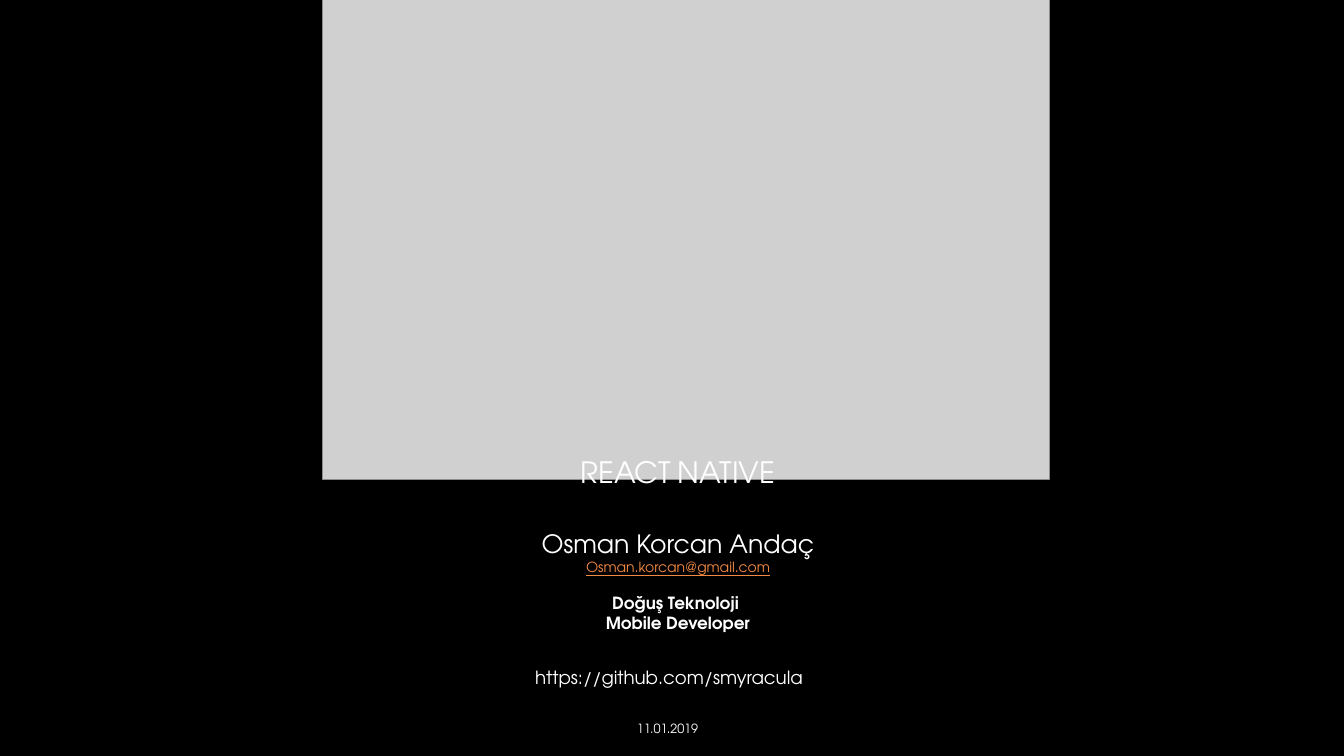
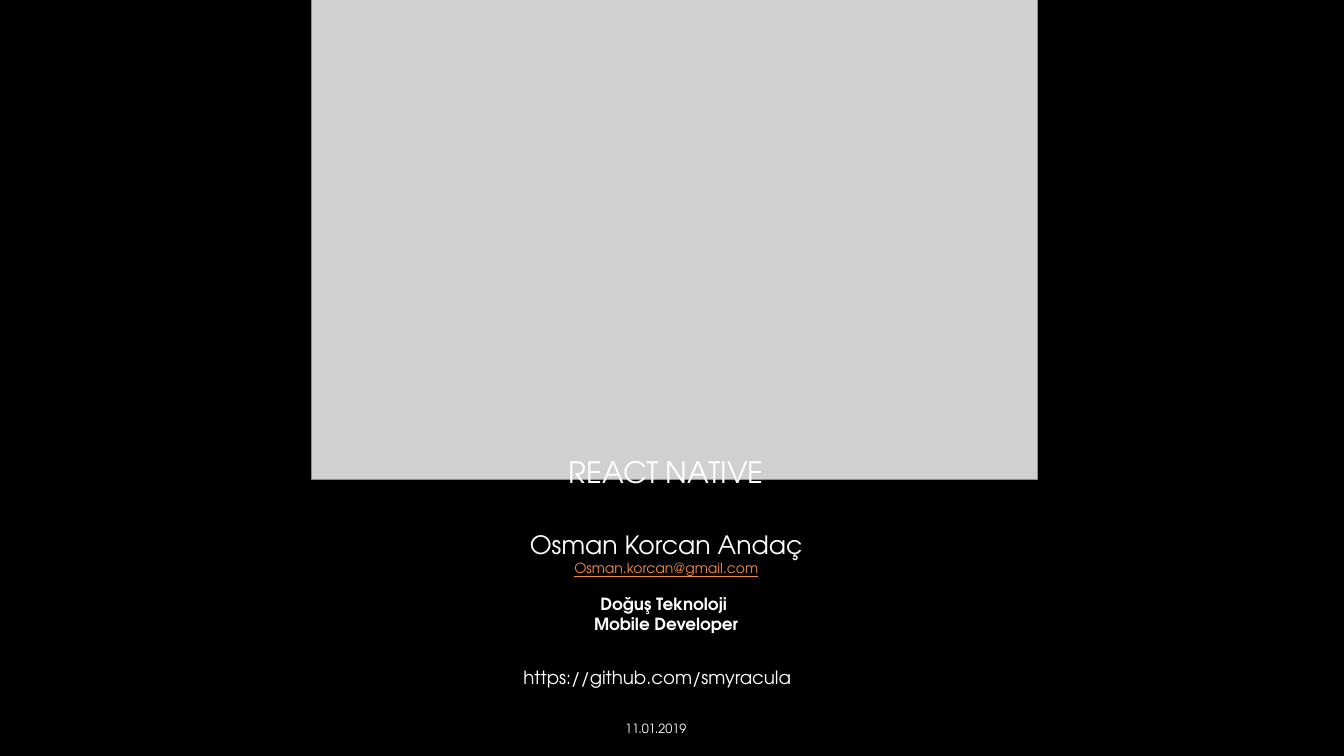
Before and after one commit to smyracula/presentations, a slide deck: slide 1 of react_native.pptx. Drawn at 1344x756 pixels with LibreOffice and Linux fonts; fonts in the diff are those of the drawing; grey boxes stand for pictures; background and template pictures are left out. Boxes give left, top, right and bottom in pixels: in the first picture for what was removed or moved away, otherwise in the second. Text is boxed around its words. In the diff, an @@ line names an element or a change of style, - is before the commit and + after.

Commit message:
update react native presentation

```diff
--- a/react_native.pptx
+++ b/react_native.pptx
@@ 3 texts, 1 subtitle, 1 picture: place and size @@
-3 texts, 1 subtitle, 1 picture at [323, 0, 1050, 733]
+3 texts, 1 subtitle, 1 picture at [312, 0, 1038, 733]
```
Also in this commit, not shown: 14 slides added.
